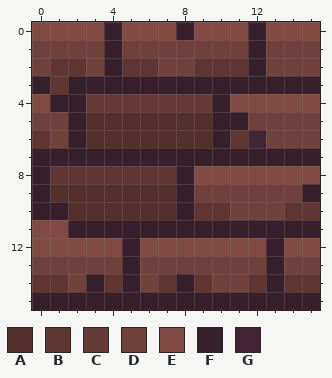
Pixel-art sprite -- tiles/walls/wall_mis_1.png. The first picture shows the starting point.
The file is 16x16 pixels. Colours within 5 levels of each other are drawn and written as one.
Palette (. is transparent): A #53302c  B #603632  C #673b35  D #71413b  E #814a43  F #381f2c  G #422434
After:
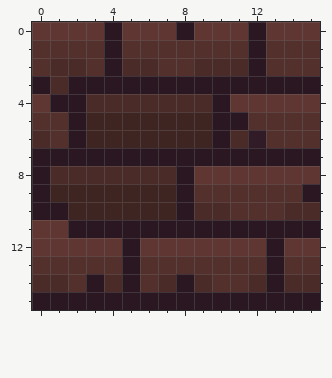
Diff:
colour A: #53302c -> #3f2522
colour B: #603632 -> #4a2b27
colour D: #71413b -> #53302c
colour E: #814a43 -> #603632
colour F: #381f2c -> #2a1721
colour G: #422434 -> #311b27
y 4: x 3..9 CCCCCCC -> BBBBBBB
Changed places in both pictures, as pixel boxes (x1, y1, x2, y2):
changed: (32, 22, 320, 310)
